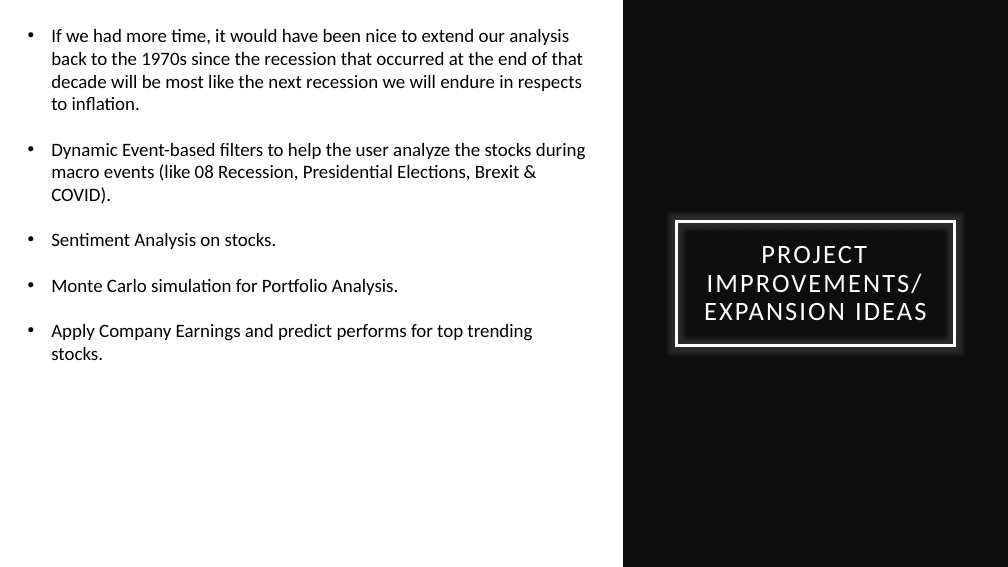
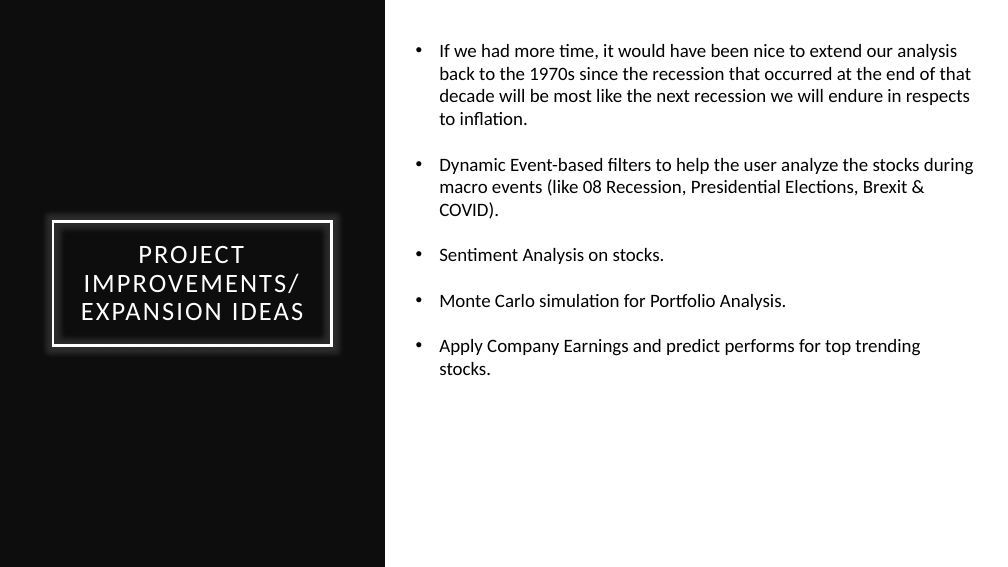
Before and after one commit to patricia-raj/discover-stocks, a slide deck: slide 8 of Project 01.pptx. Drawn at 1008x567 pixels with LibreOffice and Linux fonts; fonts in the diff are those of the drawing. Boxes give left, top, right and bottom in pixels: in the first picture for what was removed or moved away, otherwise in the second. Text is boxed around its words. In the diff, an @@ line names an element or a change of style, - is before the commit and + after.

```diff
--- a/Project 01.pptx
+++ b/Project 01.pptx
@@ rectangle: place and size @@
-rectangle at bbox=[623, 0, 1008, 567]
+rectangle at bbox=[0, 0, 385, 567]
@@ text "If we had more time, ...": place and size @@
-text "If we had more time, ..." at bbox=[51, 29, 586, 360]
+text "If we had more time, ..." at bbox=[439, 44, 974, 375]
@@ title "PROJECT IMPROVEMENTS/ EXPANSION IDEAS": place and size @@
-title "PROJECT IMPROVEMENTS/ EXPANSION IDEAS" at bbox=[677, 222, 955, 346]
+title "PROJECT IMPROVEMENTS/ EXPANSION IDEAS" at bbox=[53, 222, 331, 346]
```
Also in this commit, not shown: 1 other slide changed, 5 other files.
